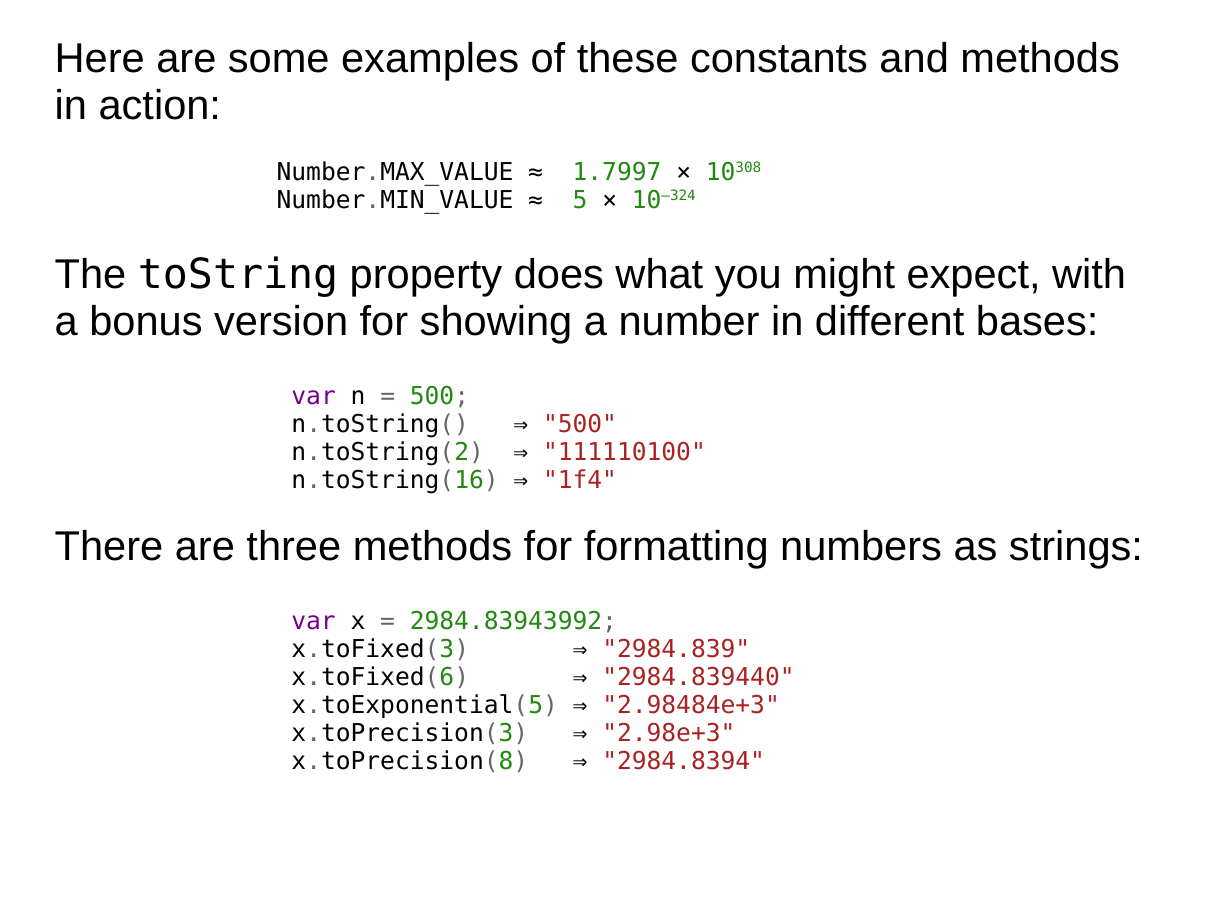
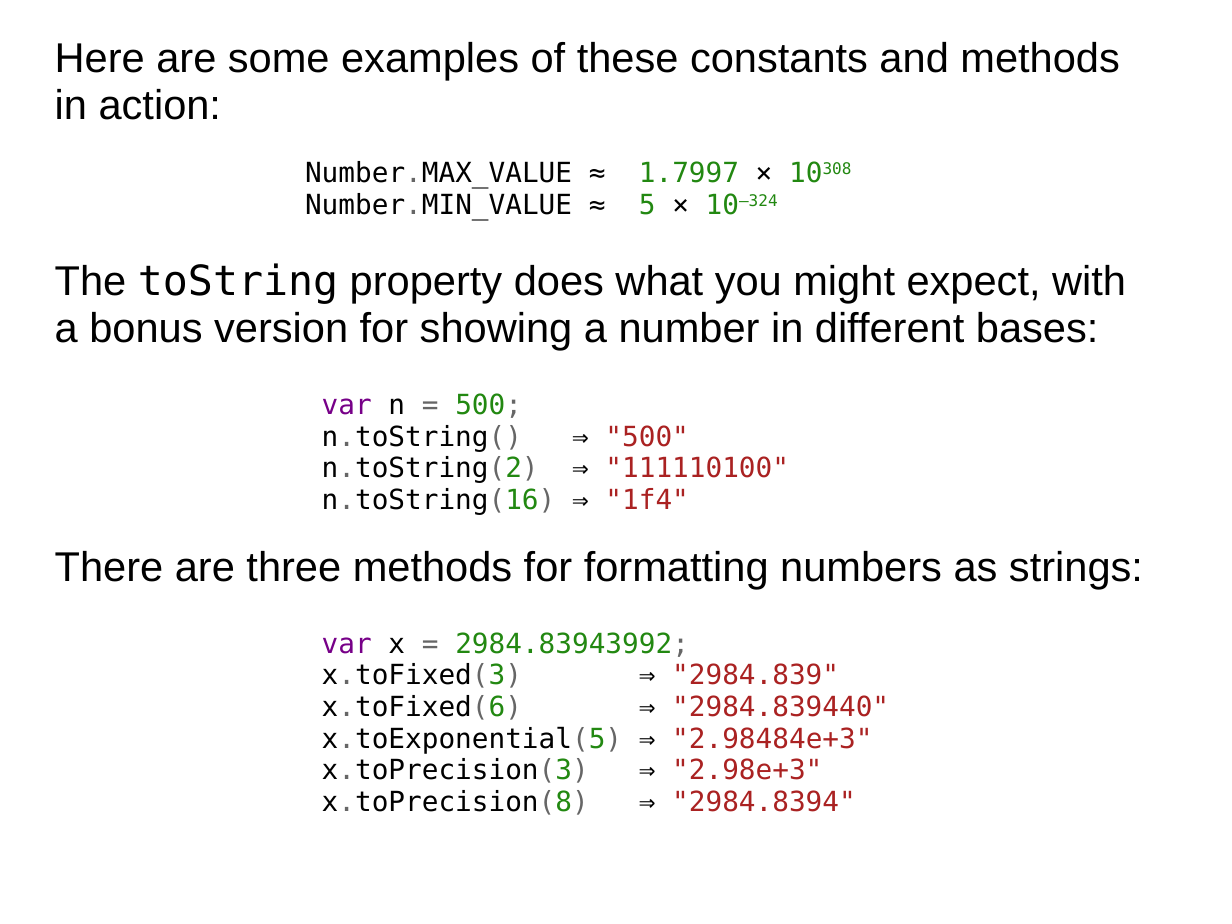
Before and after one commit to dondi/javascript-book, a slide deck: slide 46 of presentations/Chapter_7_Presentation.ppt. Drawn at 1232x924 pixels with LibreOffice and Linux fonts; fonts in the diff are those of the drawing; background and template pictures are left out. Boxes give left, top, right and bottom in pixels: in the first picture for what was removed or moved away, otherwise in the second. Text is boxed around its words. In the diff, an @@ line names an element or a change of style, - is before the commit and + after.

```diff
--- a/presentations/Chapter_7_Presentation.ppt
+++ b/presentations/Chapter_7_Presentation.ppt
@@ text at box(305, 161, 889, 815): size 16 to 18 pt in "Number.MAX_VALUE ≈ 1.7997 × 10308 Number.MIN_VALUE ≈ ...", "var n = 500; n.toString() ⇒ "500" ...", "var x = 2984.83943992; x.toFixed(3) ⇒ "2984.839" ..." @@
```
Also in this commit, not shown: 15 other slides changed, 2 other files.
